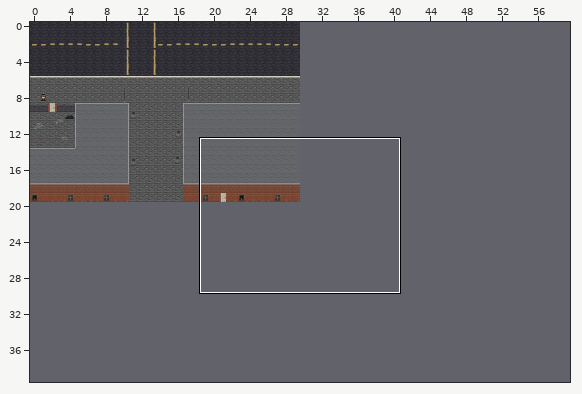
An edit to a level. Tiled map, public/assets/tilemaps/world.tmx. Above: a wide view before the commit, with the close-up outlined.
Close-up. Old version:
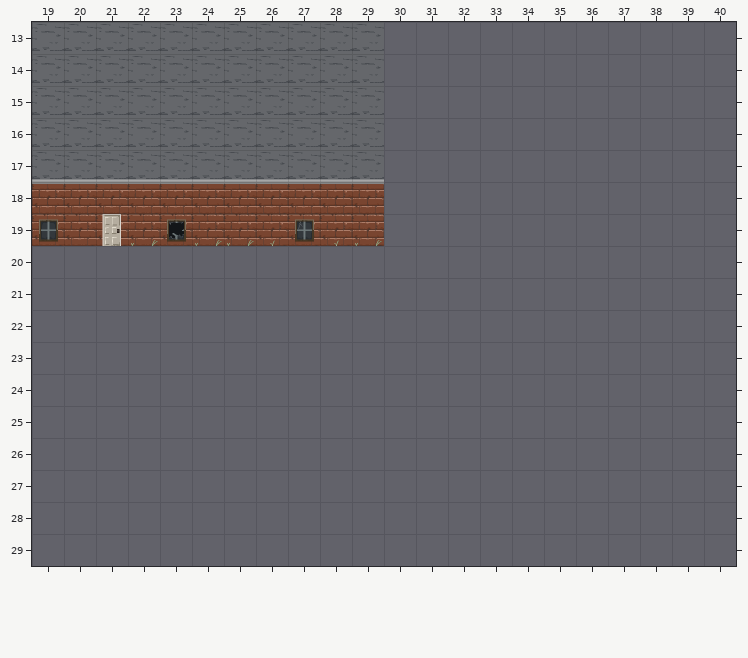
Cells are 64x64 px. Shown: x 19..40, y 13..29. The commit also changed other parts of the map, which this record leaves out. The old version is drawn lined up with the new one.
The same view after the edit:
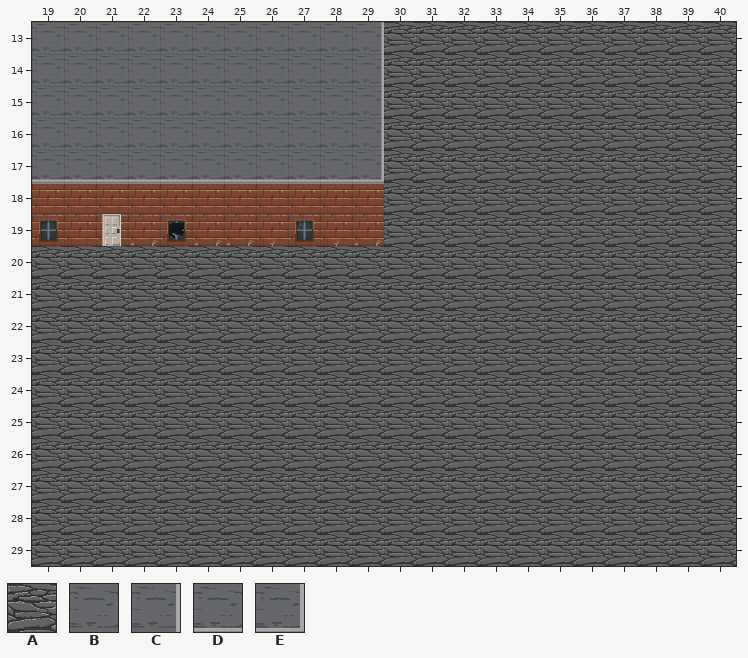
Key: from "grungy_ass_town": A 9, B 12, C 13, D 20, E 21.
_ is an empty cell, . an unchanged one.
Diff:
map size 30x20 -> 60x40 cells
--- layer "Floors"
@@ x 19..40 @@
-13 ...........___________
-14 ...........___________
-15 ...........___________
-16 ...........___________
-17 ...........___________
-18 ...........___________
-19 ...........___________
-20 ______________________
-21 ______________________
-22 ______________________
-23 ______________________
-24 ______________________
-25 ______________________
-26 ______________________
-27 ______________________
-28 ______________________
-29 ______________________
+13 ...........AAAAAAAAAAA
+14 ...........AAAAAAAAAAA
+15 ...........AAAAAAAAAAA
+16 ...........AAAAAAAAAAA
+17 ...........AAAAAAAAAAA
+18 ...........AAAAAAAAAAA
+19 ...........AAAAAAAAAAA
+20 AAAAAAAAAAAAAAAAAAAAAA
+21 AAAAAAAAAAAAAAAAAAAAAA
+22 AAAAAAAAAAAAAAAAAAAAAA
+23 AAAAAAAAAAAAAAAAAAAAAA
+24 AAAAAAAAAAAAAAAAAAAAAA
+25 AAAAAAAAAAAAAAAAAAAAAA
+26 AAAAAAAAAAAAAAAAAAAAAA
+27 AAAAAAAAAAAAAAAAAAAAAA
+28 AAAAAAAAAAAAAAAAAAAAAA
+29 AAAAAAAAAAAAAAAAAAAAAA
--- layer "Walls"
@@ x 29..29 @@
-13 B
-14 B
-15 B
-16 B
-17 D
+13 C
+14 C
+15 C
+16 C
+17 E
Changed places in both close-ups, as pixel boxes (x1, y1, x2, y2):
changed: (32, 22, 736, 566)
